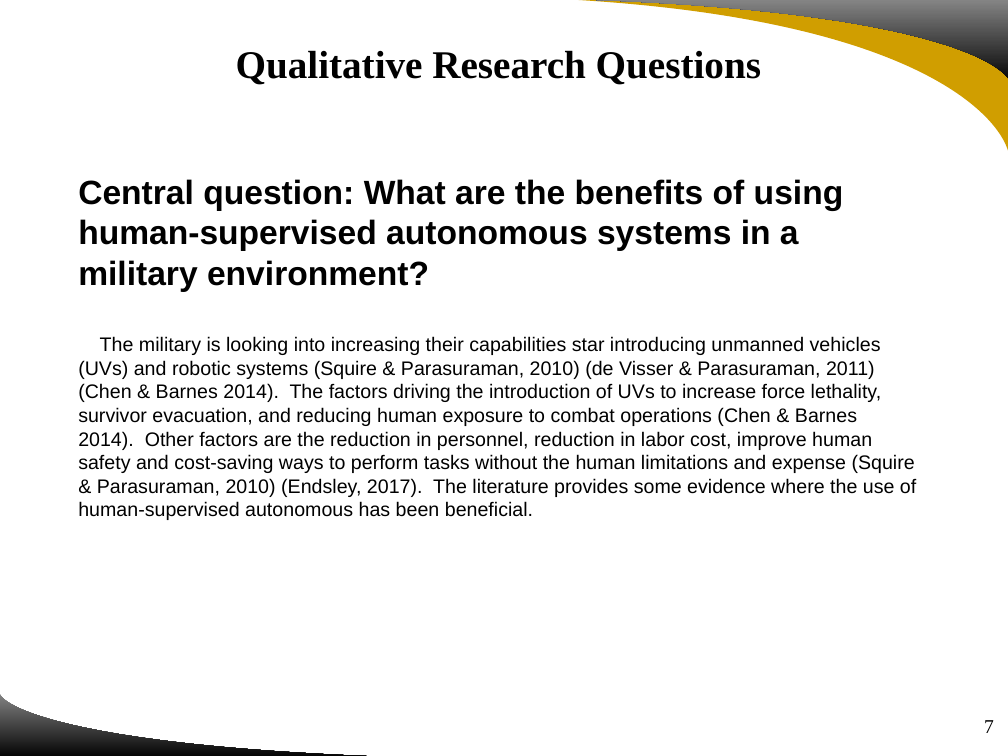
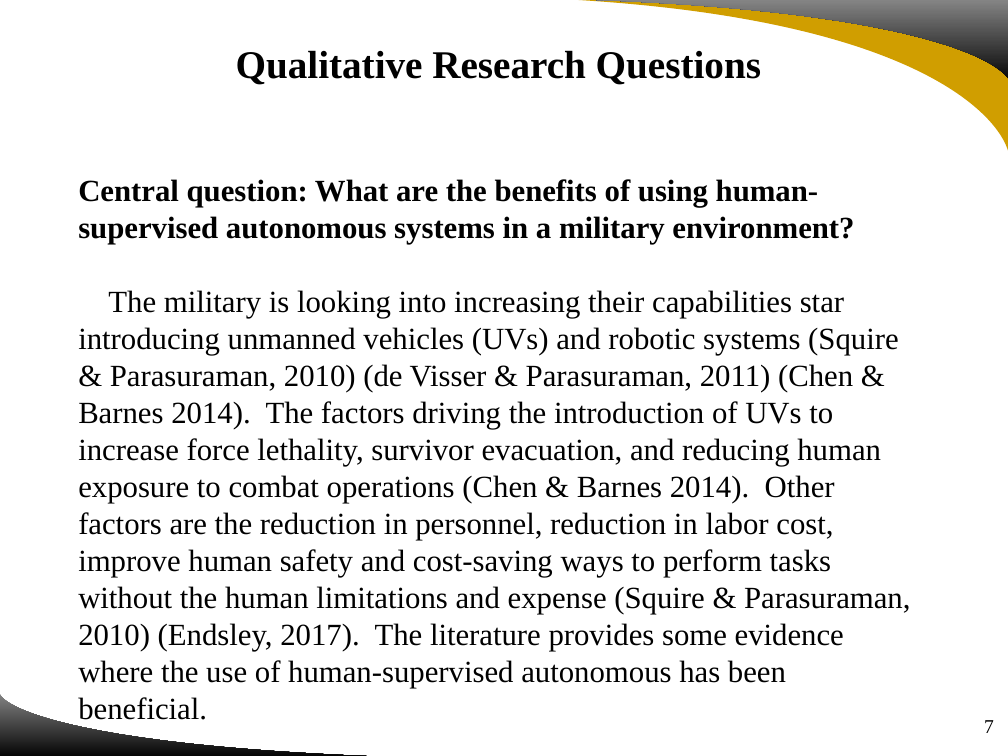
Before and after one commit to UgurUysal86/HUMAN-ASSISTED-WEAPON-SYSTEMS, a slide deck: slide 7 of Project Review and Feedback/181022 IDS6916 Group4 Project Review and Feedback.pptx. Drawn at 1008x756 pixels with LibreOffice and Linux fonts; fonts in the diff are those of the drawing; background and template pictures are left out. Boxes give left, top, right and bottom in pixels: in the first picture for what was removed or moved away, otherwise in the second. Text is boxed around its words. In the diff, an @@ line names an element or a change of style, - is before the commit and + after.

```diff
--- a/Project Review and Feedback/181022 IDS6916 Group4 Project Review and Feedback.pptx
+++ b/Project Review and Feedback/181022 IDS6916 Group4 Project Review and Feedback.pptx
@@ text "Central question: What are the ..." at box(78, 179, 910, 720): size 24 to 22 pt in "Central question: What are the benefits of ..."; font Arial to Times New Roman; size 14 to 22 pt in "The military is looking into increasing their ..." @@
```
Also in this commit, not shown: 14 other slides changed.
